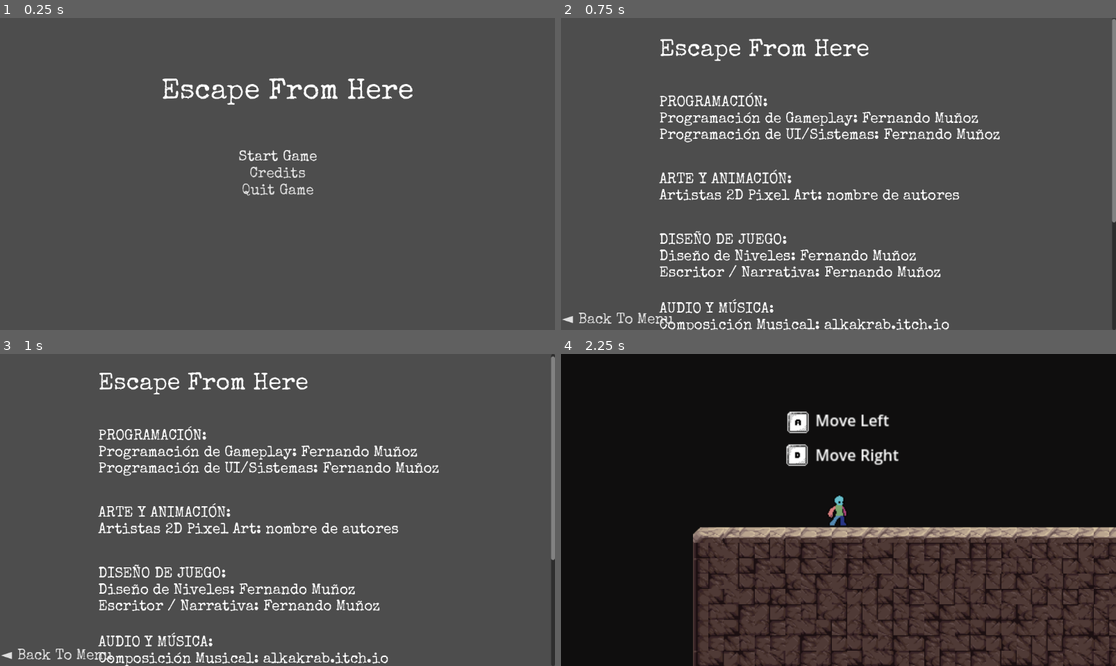
Above: before the commit, frames 1-4 (two rows, left to right).
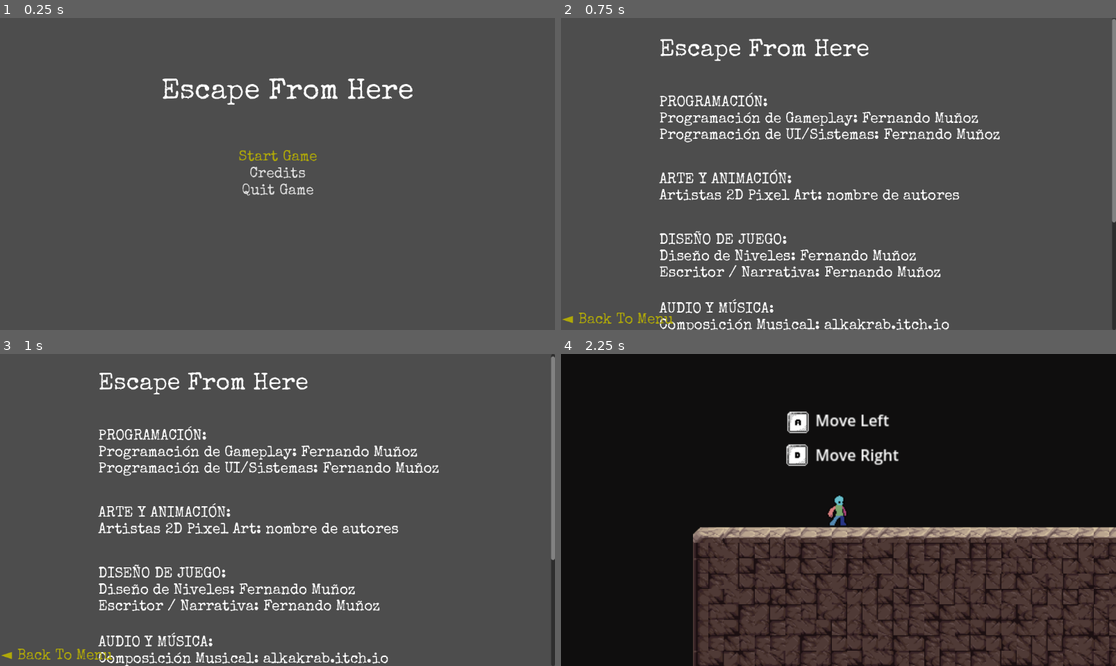
Above: after the commit, the same moments.

Repository: fernandoNic/entregas-ipv-Mu-ozFernando
Game: Godot game, scene res://scenes/title_screen.tscn
Two runs of this game, one before a commit and one after it. Both use one fixed random seed, a clock stepped at 60 frames per second and the inputs below.
Inputs:
- Up to frame 1 (0.25 s): no input
- Up to frame 2 (0.75 s): click "Credits" at 0.5 s
- Up to frame 3 (1 s): no input
- Up to frame 4 (2.25 s): click "◄ Back To Menu" at 1.25 s; click "Start Game" at 2 s

The runs differ from the first frame. In frame 1, 0.2% of the frame differs, in the area x 43-58%, y 42-46%; in frame 2, 0.3%, in the area x 0-21%, y 94-98%; in frame 3, 0.3%; in frame 4, nothing differs.

Commit message:
menu y creditos se manejan por gamepad

Diff:
--- a/final_boos/scape-from-here/scenes/credits.tscn
+++ b/final_boos/scape-from-here/scenes/credits.tscn
@@ -113,6 +113,7 @@
 offset_top = -42.0
 offset_right = 232.0
 grow_vertical = 0
+theme_override_colors/font_focus_color = Color(0.6862745, 0.65882355, 0.03529412, 1)
 theme_override_colors/font_hover_color = Color(0.6862745, 0.65882355, 0.03529412, 1)
 theme_override_fonts/font = ExtResource("1_0bpdh")
 theme_override_font_sizes/font_size = 30
--- a/final_boos/scape-from-here/scenes/key.tscn
+++ b/final_boos/scape-from-here/scenes/key.tscn
@@ -1,5 +1,6 @@
 [gd_scene format=3 uid="uid://ij2ma86nqx4d"]
 
+[ext_resource type="Script" uid="uid://cpi73xgyqn8b1" path="res://scripts/key.gd" id="1_fttkb"]
 [ext_resource type="Texture2D" uid="uid://dvaw72hilyj4j" path="res://assets/items/key_32x32_24f.png" id="1_yk2u2"]
 
 [sub_resource type="AtlasTexture" id="AtlasTexture_b121j"]
@@ -174,6 +175,7 @@
 [sub_resource type="CircleShape2D" id="CircleShape2D_klq6b"]
 
 [node name="key" type="Area2D" unique_id=587903310]
+script = ExtResource("1_fttkb")
 
 [node name="AnimatedSprite2D" type="AnimatedSprite2D" parent="." unique_id=2002250043]
 sprite_frames = SubResource("SpriteFrames_w3o6u")
@@ -183,3 +185,5 @@
 [node name="CollisionShape2D" type="CollisionShape2D" parent="." unique_id=495965560]
 scale = Vector2(1.5, 1.5)
 shape = SubResource("CircleShape2D_klq6b")
+
+[connection signal="body_entered" from="." to="." method="_on_body_entered"]
--- a/final_boos/scape-from-here/scenes/title_screen.tscn
+++ b/final_boos/scape-from-here/scenes/title_screen.tscn
@@ -6,6 +6,8 @@
 [ext_resource type="AudioStream" uid="uid://cvp3bs4dabpuu" path="res://assets/tracks/Sword Parry 1.ogg" id="4_mgrm8"]
 
 [sub_resource type="StyleBoxEmpty" id="StyleBoxEmpty_1a2ex"]
+
+[sub_resource type="StyleBoxEmpty" id="StyleBoxEmpty_mgrm8"]
 
 [node name="title_screen" type="Control" unique_id=911635876]
 layout_mode = 3
@@ -50,19 +52,22 @@
 [node name="start game" type="Button" parent="VBoxContainer" unique_id=1966615191]
 layout_mode = 2
 focus_next = NodePath("../credits")
-theme_override_colors/font_hover_color = Color(0.6847617, 0.65908796, 0.0370807, 1)
+theme_override_colors/font_focus_color = Color(0.6862745, 0.65882355, 0.03529412, 1)
+theme_override_colors/font_hover_color = Color(0.6862745, 0.65882355, 0.03529412, 1)
+theme_override_colors/icon_focus_color = Color(0.6862745, 0.65882355, 0.03529412, 1)
 theme_override_fonts/font = ExtResource("1_fgkus")
 theme_override_font_sizes/font_size = 30
 theme_override_styles/normal = SubResource("StyleBoxEmpty_1a2ex")
 theme_override_styles/pressed = SubResource("StyleBoxEmpty_1a2ex")
 theme_override_styles/hover = SubResource("StyleBoxEmpty_1a2ex")
-theme_override_styles/focus = SubResource("StyleBoxEmpty_1a2ex")
+theme_override_styles/focus = SubResource("StyleBoxEmpty_mgrm8")
 text = "Start Game"
 
 [node name="credits" type="Button" parent="VBoxContainer" unique_id=919074329]
 layout_mode = 2
 focus_next = NodePath("../quit game")
 focus_previous = NodePath("../start game")
+theme_override_colors/font_focus_color = Color(0.6862745, 0.65882355, 0.03529412, 1)
 theme_override_colors/font_hover_color = Color(0.6862745, 0.65882355, 0.03529412, 1)
 theme_override_fonts/font = ExtResource("1_fgkus")
 theme_override_font_sizes/font_size = 30
@@ -75,6 +80,7 @@
 [node name="quit game" type="Button" parent="VBoxContainer" unique_id=311073033]
 layout_mode = 2
 focus_previous = NodePath("../credits")
+theme_override_colors/font_focus_color = Color(0.6862745, 0.65882355, 0.03529412, 1)
 theme_override_colors/font_hover_color = Color(0.6862745, 0.65882355, 0.03529412, 1)
 theme_override_fonts/font = ExtResource("1_fgkus")
 theme_override_font_sizes/font_size = 30
@@ -93,6 +99,7 @@
 [node name="navigation_sound" type="AudioStreamPlayer2D" parent="sfx" unique_id=474859564]
 stream = ExtResource("4_mgrm8")
 
+[connection signal="focus_entered" from="VBoxContainer/start game" to="." method="_on_start_game_focus_entered"]
 [connection signal="mouse_entered" from="VBoxContainer/start game" to="." method="_on_start_game_mouse_entered"]
 [connection signal="pressed" from="VBoxContainer/start game" to="." method="_on_start_game_pressed"]
 [connection signal="mouse_entered" from="VBoxContainer/credits" to="." method="_on_credits_mouse_entered"]
--- a/final_boos/scape-from-here/scripts/credits.gd
+++ b/final_boos/scape-from-here/scripts/credits.gd
@@ -3,9 +3,11 @@
 @onready var scroll_container: ScrollContainer = $ScrollContainer
 @onready var v_box_container: VBoxContainer = $ScrollContainer/VBoxContainer
 @export var duracion_animacion: float = 50.0
+@onready var back_menu: Button = $"back menu"
 
 # Called when the node enters the scene tree for the first time.
 func _ready() -> void:
+	back_menu.grab_focus()
 	start_credits()
 
 func start_credits():
--- /dev/null
+++ b/final_boos/scape-from-here/scripts/key.gd
@@ -0,0 +1,5 @@
+extends Area2D
+
+func _on_body_entered(body: Node2D) -> void:
+	if body is CharacterBody2D:
+		queue_free()
--- a/final_boos/scape-from-here/scripts/title_screen.gd
+++ b/final_boos/scape-from-here/scripts/title_screen.gd
@@ -29,3 +29,7 @@
 
 func _on_quit_game_mouse_entered() -> void:
 	navigation_sound.play()
+
+
+func _on_start_game_focus_entered() -> void:
+	print("estas en start game")
Not shown, added: final_boos/scape-from-here/scripts/key.gd.uid
